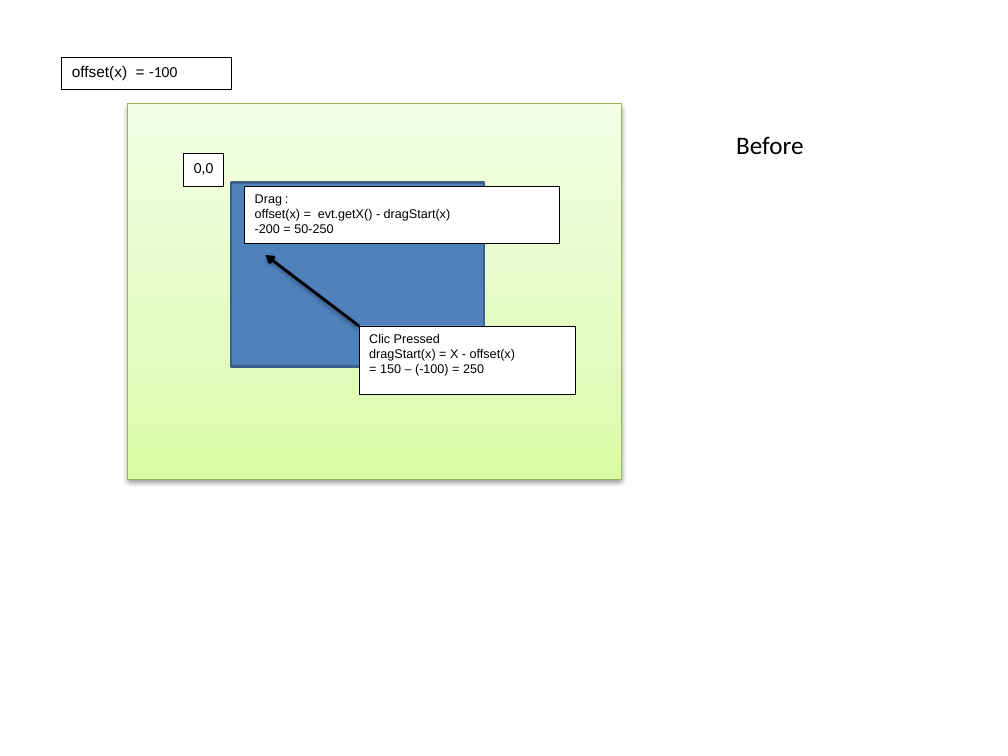
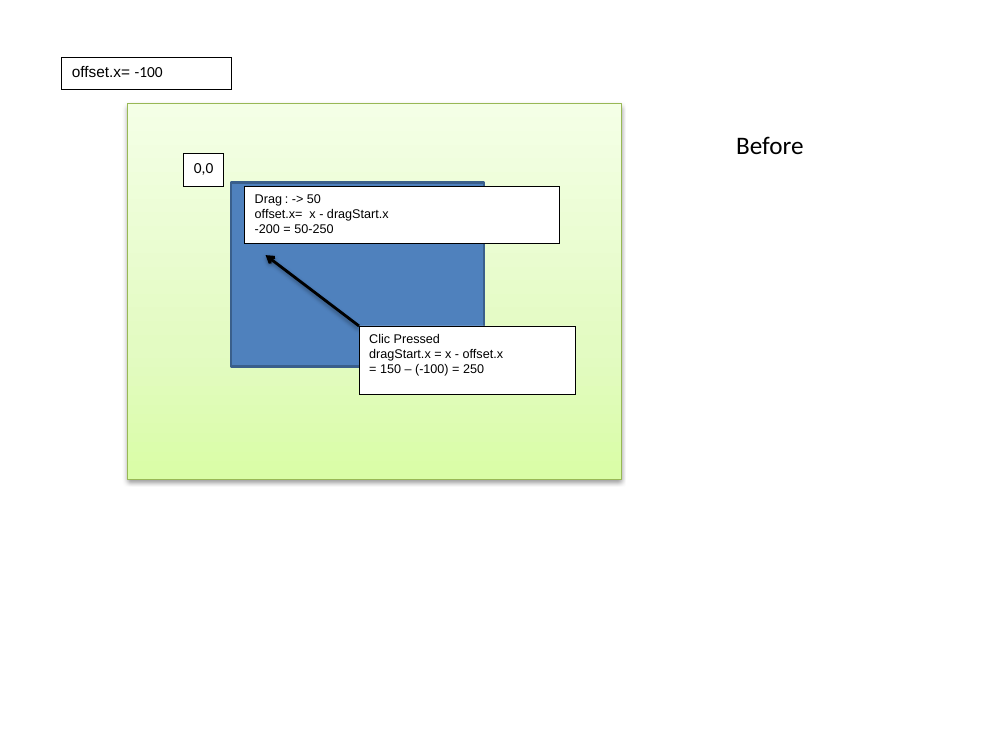
Before and after one commit to ckl67/PAC-Tool, a slide deck: slide 6 of prog_help/EnthalpyDraw.pptx (slide 4 before the commit). Drawn at 1008x756 pixels with LibreOffice and Linux fonts; fonts in the diff are those of the drawing. Boxes give left, top, right and bottom in pixels: in the first picture for what was removed or moved away, otherwise in the second. Text is boxed around its words. In the diff, an @@ line names an element or a change of style, - is before the commit and + after.

```diff
--- a/prog_help/EnthalpyDraw.pptx
+++ b/prog_help/EnthalpyDraw.pptx
@@ text in rectangle at [72,66,163,77]: text changed @@
-offset(x) = -100
+offset.x= -100
@@ text in rectangle at [255,194,389,221]: text changed @@
-Drag :
-offset(x) = evt.getX() - dragStart(x)
+Drag : -> 50
+offset.x= x - dragStart.x
@@ text in rectangle at [369,349,503,361]: text changed @@
-dragStart(x) = X - offset(x)
+dragStart.x = x - offset.x
```
Also in this commit, not shown: 8 other slides changed, 5 slides added, 3 slides removed, 10 other files.
